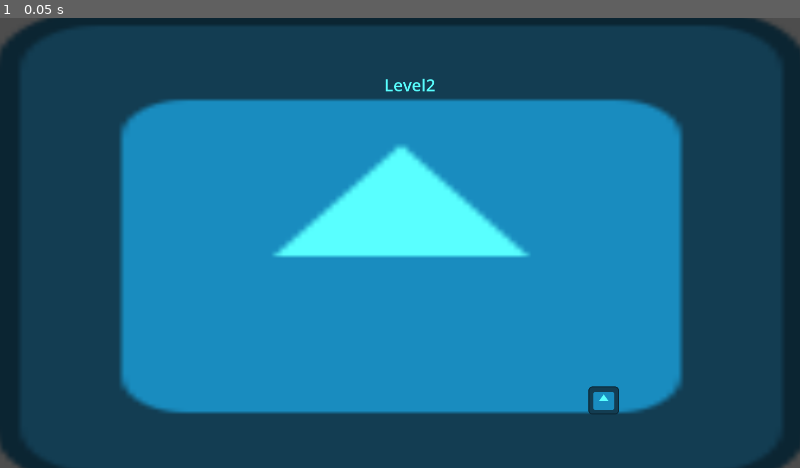
Above: before the commit, frame 1.
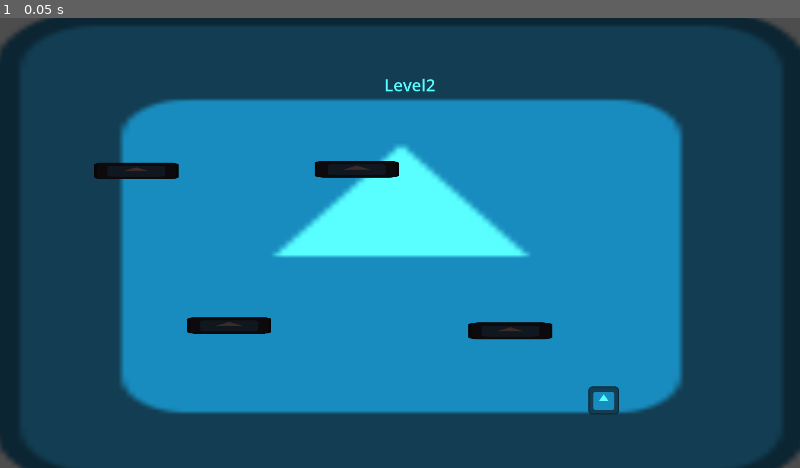
Above: after the commit, the same moment.

Repository: LitaDev-nsfw/gmtk25
Game: Godot game, scene res://scenes/level_2.tscn
Two runs of this game, one before a commit and one after it. Both use one fixed random seed, a clock stepped at 60 frames per second and the inputs below. This scene is started directly instead of the project's main scene. The engine's default icon, where the game draws it, is replaced by a stand-in: a white triangle on a blue panel in a dark square.
Inputs:
- Up to frame 1 (0.05 s): no input

The runs differ from the first frame. In frame 1, 1.6% of the frame differs, in the area x 11-70%, y 31-72%.

Commit message:
pick up planks

Diff:
--- a/gmtk25/scenes/level_2.tscn
+++ b/gmtk25/scenes/level_2.tscn
@@ -1,10 +1,11 @@
-[gd_scene load_steps=7 format=3 uid="uid://dtnnhjmopedsx"]
+[gd_scene load_steps=8 format=3 uid="uid://dtnnhjmopedsx"]
 
 [ext_resource type="Texture2D" uid="uid://uaifruwo5cx0" path="res://icon.svg" id="1_jm1iu"]
 [ext_resource type="Script" uid="uid://b6ndsdjj8fvfw" path="res://scripts/level.gd" id="1_pbc48"]
 [ext_resource type="AudioStream" uid="uid://43l4s4rrrdsk" path="res://assets/audio/music/GMTK Spooks.wav" id="2_b4j7a"]
 [ext_resource type="PackedScene" uid="uid://du6h2oyy5sg27" path="res://scenes/interactable.tscn" id="3_pbc48"]
 [ext_resource type="PackedScene" uid="uid://djdf11yg2sdxx" path="res://scenes/paiting.tscn" id="4_eqxsl"]
+[ext_resource type="PackedScene" uid="uid://cgmlaxh2mxy62" path="res://scenes/plank.tscn" id="6_wo48x"]
 
 [sub_resource type="LabelSettings" id="LabelSettings_pbc48"]
 font_size = 40
@@ -33,4 +34,16 @@
 text = "LEVEL1"
 label_settings = SubResource("LabelSettings_pbc48")
 
+[node name="Plank" parent="." instance=ExtResource("6_wo48x")]
+position = Vector2(548, 728)
+
+[node name="Plank2" parent="." instance=ExtResource("6_wo48x")]
+position = Vector2(325, 357)
+
+[node name="Plank3" parent="." instance=ExtResource("6_wo48x")]
+position = Vector2(854, 353)
+
+[node name="Plank4" parent="." instance=ExtResource("6_wo48x")]
+position = Vector2(1223, 741)
+
 [connection signal="change_level" from="Interactable" to="." method="_change_level"]
--- /dev/null
+++ b/gmtk25/scenes/plank.tscn
@@ -0,0 +1,17 @@
+[gd_scene load_steps=4 format=3 uid="uid://cgmlaxh2mxy62"]
+
+[ext_resource type="Script" uid="uid://cspdeocc1r013" path="res://scripts/plank.gd" id="1_jmhrc"]
+[ext_resource type="PackedScene" uid="uid://d3apiw34m0up3" path="res://scenes/collision_component.tscn" id="2_0arx4"]
+[ext_resource type="Texture2D" uid="uid://uaifruwo5cx0" path="res://icon.svg" id="2_opdqs"]
+
+[node name="Plank" type="Node2D"]
+script = ExtResource("1_jmhrc")
+
+[node name="Sprite2D" type="Sprite2D" parent="."]
+modulate = Color(0.647059, 0.164706, 0.164706, 1)
+scale = Vector2(1.57971, 0.3125)
+texture = ExtResource("2_opdqs")
+
+[node name="CollisionComponent" parent="." instance=ExtResource("2_0arx4")]
+
+[connection signal="open_puzzle" from="CollisionComponent" to="." method="_on_open_puzzle"]
--- a/gmtk25/scenes/player.tscn
+++ b/gmtk25/scenes/player.tscn
@@ -10,6 +10,10 @@
 
 [sub_resource type="LabelSettings" id="LabelSettings_g2els"]
 font_size = 94
+
+[sub_resource type="LabelSettings" id="LabelSettings_qhqgy"]
+font_size = 161
+font_color = Color(0.819608, 0.0196078, 0.0196078, 1)
 
 [node name="Player" type="CharacterBody2D"]
 script = ExtResource("1_3vyb7")
@@ -38,4 +42,19 @@
 text = "I can't even look at it no more...."
 label_settings = SubResource("LabelSettings_g2els")
 
+[node name="Plank" type="Sprite2D" parent="."]
+modulate = Color(0.615349, 0.15379, 0.15408, 1)
+position = Vector2(-78, -68)
+scale = Vector2(0.432217, 0.464772)
+texture = ExtResource("2_g2els")
+
+[node name="PlankLabel" type="Label" parent="."]
+offset_left = -73.0
+offset_top = -157.0
+offset_right = 19.0
+offset_bottom = 64.0
+scale = Vector2(0.570003, 0.320564)
+text = "3"
+label_settings = SubResource("LabelSettings_qhqgy")
+
 [connection signal="area_entered" from="Area2D" to="." method="_on_area_2d_area_entered"]
--- a/gmtk25/scripts/event_system.gd
+++ b/gmtk25/scripts/event_system.gd
@@ -1,3 +1,4 @@
 extends Node
 
 signal play_mirror_line
+signal player_picked_up_plank
--- /dev/null
+++ b/gmtk25/scripts/plank.gd
@@ -0,0 +1,5 @@
+extends Node2D
+
+func _on_open_puzzle() -> void:
+	EventSystem.player_picked_up_plank.emit()
+	queue_free()
--- a/gmtk25/scripts/player.gd
+++ b/gmtk25/scripts/player.gd
@@ -2,9 +2,15 @@
 class_name Player
 const SPEED = 400.0
 @onready var label: Label = $Label
+@onready var plank: Sprite2D = $Plank
+@onready var plank_label: Label = $PlankLabel
+var plank_count : int = 0
 
 func _ready() -> void:
+	EventSystem.connect("player_picked_up_plank", pick_up_plank)
+
 	label.hide()
+	plank.hide()
 
 func _physics_process(delta: float) -> void:
 	var direction := Input.get_axis("ui_left", "ui_right")
@@ -44,3 +50,14 @@
 	await tween.tween_property(label, "modulate", Color.TRANSPARENT, 2).finished
 	label.hide()
 	label.modulate = Color.WHITE
+
+func pick_up_plank():
+	plank_count += 1
+	plank.show()
+	plank_label.text = str(plank_count)
+
+func place_plank():
+	plank_count -= 1
+	plank_label.text = str(plank_count)
+	if plank_count == 0:
+		plank.hide()
Not shown: 1 places in gmtk25/scenes/player.tscn that only renumber resources
Not shown, added: gmtk25/scripts/plank.gd.uid
